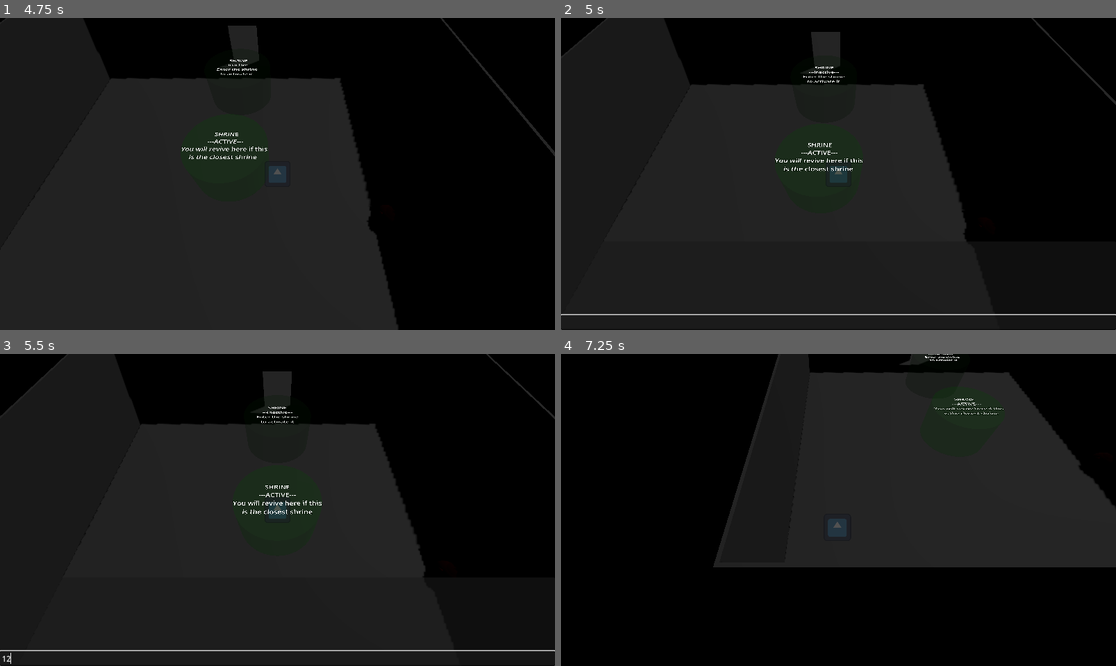
Above: before the commit, frames 1-4 (two rows, left to right).
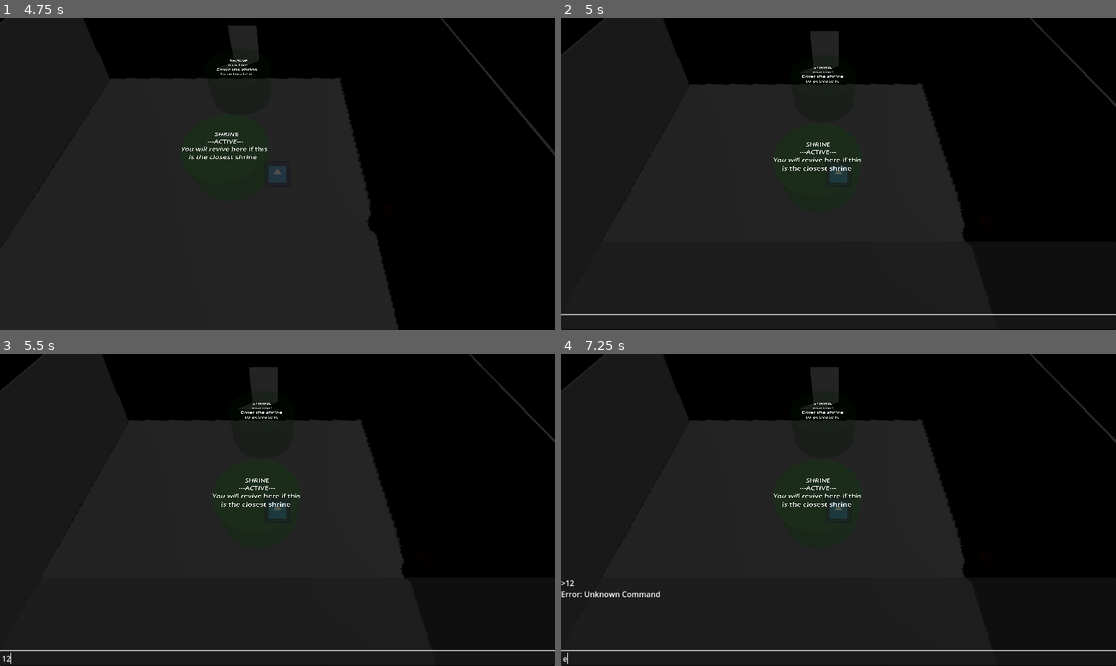
Above: after the commit, the same moments.

Repository: Rusty-Rat-Studios/dead-living-and-dying
Game: Godot game, scene res://game.tscn
Same seed, same stepped clock (60 frames per second), same inputs: the game is played once before the commit and once after it. The engine's default icon, where the game draws it, is replaced by a stand-in: a white triangle on a blue panel in a dark square.
Inputs (mouse positions are in pixels of both pictures, inside the frame that each line leads up to):
- Up to frame 1 (4.75 s): click "START" at 0.5 s; tap Enter at 1.25 s; move the mouse to (399, 158) at 1.27 s; hold Right (ui_right) 1.28-2.03 s; tap E (interact) at 1.35, 2.85, 4.35 s; tap Keypad Enter (ui_accept) at 1.52, 2.27, 3.77, 4.52 s; move the mouse to (166, 189) at 2.02 s; hold Down (ui_down) 2.03-2.78 s; tap Tab at 2.1, 3.6 s; move the mouse to (333, 105) at 2.77 s; hold Right (ui_right) 2.78-3.53 s; move the mouse to (249, 236) at 3.52 s; hold Up (ui_up) 3.53-4.28 s; move the mouse to (444, 220) at 4.27 s; hold Left (ui_left) from 4.28 s (still down)
- Up to frame 2 (5 s): keep holding Left (ui_left); tap / (console) at 4.9 s
- Up to frame 3 (5.5 s): release Left (ui_left) at 5 s; click (277, 659) at 5.02 s; type "12" at 5.1 s
- Up to frame 4 (7.25 s): move the mouse to (672, 463) at 5.77 s; hold Left (ui_left) 5.78-6.53 s; tap Tab at 5.85 s; tap Keypad Enter (ui_accept) at 6.02 s; move the mouse to (866, 510) at 6.52 s; hold Down (ui_down) from 6.53 s (still down); tap E (interact) at 6.6 s

Frame 1 is identical in both runs. In frame 2, 0.8% of the frame differs, in the area x 0-100%, y 0-72%; in frame 3, 4.4%; in frame 4, 63%, in the area x 0-100%, y 0-100%.

Commit message:
Pause game when using console

Diff:
--- a/game.tscn
+++ b/game.tscn
@@ -262,4 +262,5 @@
 visible = false
 
 [node name="DebugConsole" parent="UI" instance=ExtResource("15_rbtf5")]
+process_mode = 3
 visible = false
--- a/ui/debug_console.gd
+++ b/ui/debug_console.gd
@@ -17,10 +17,12 @@
 	if event.is_action_released("console"):
 		if is_visible():
 			$Panel/LineEdit.grab_focus()
+			get_tree().paused = true
 
 
 func _on_focus_exited() -> void:
 	hide()
+	get_tree().paused = false
 
 
 func _handle_command(text: String) -> void:
--- a/ui/debug_console.tscn
+++ b/ui/debug_console.tscn
@@ -41,6 +41,3 @@
 grow_horizontal = 2
 scroll_following = true
 shortcut_keys_enabled = false
-selection_enabled = true
-deselect_on_focus_loss_enabled = false
-drag_and_drop_selection_enabled = false
